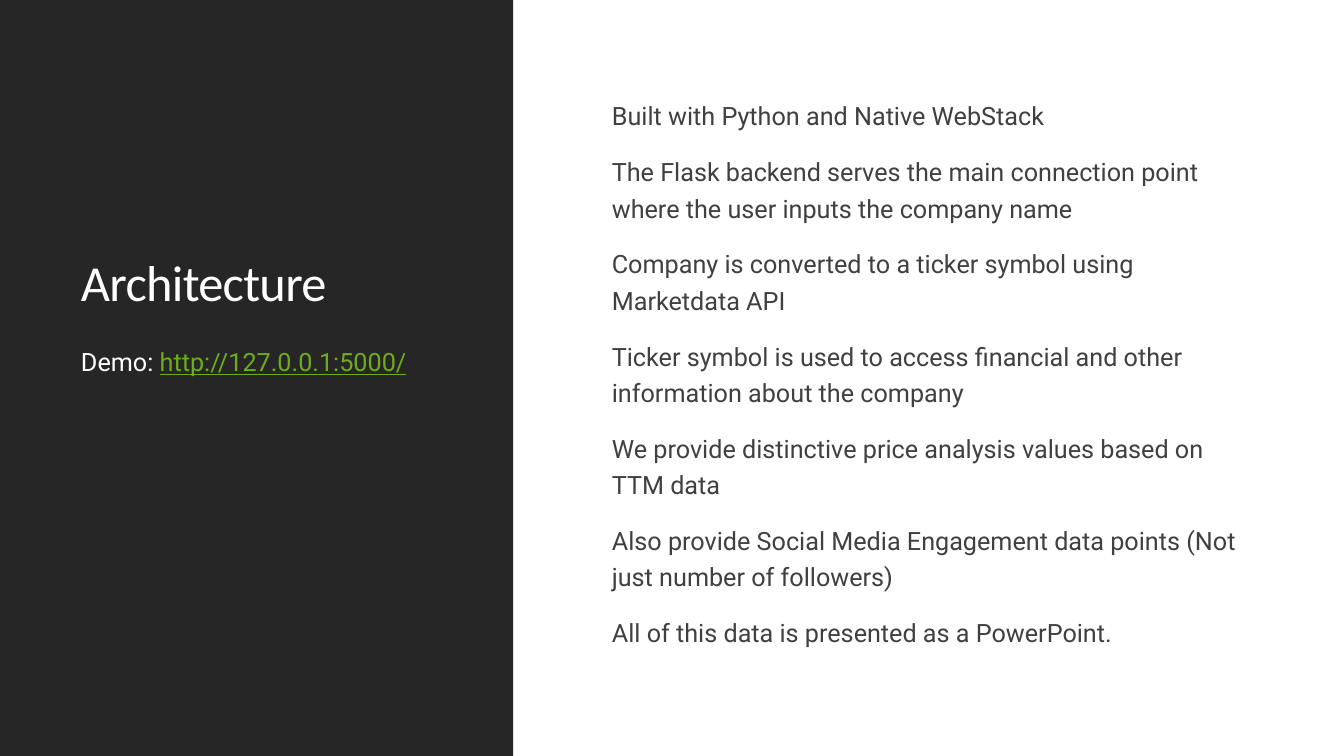
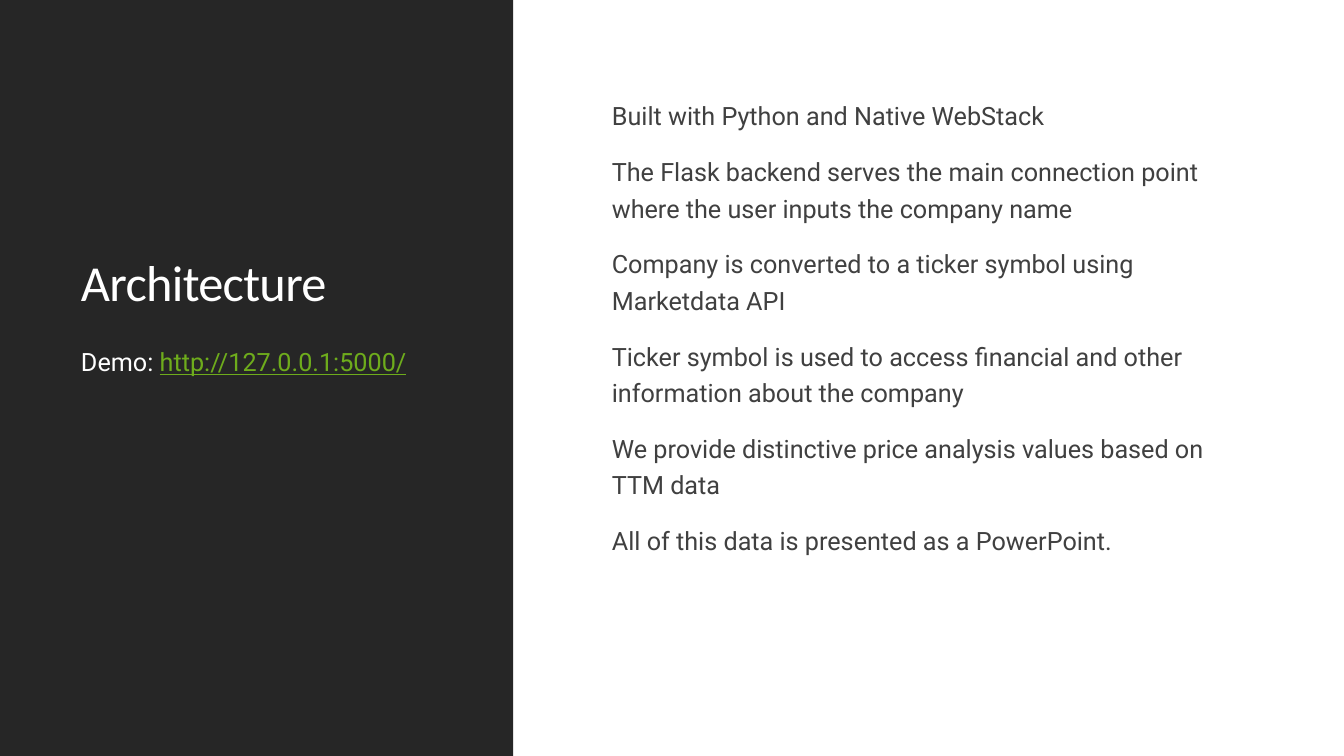
Before and after one commit to ATANKERA/PitchSmurf, a slide deck: slide 2 of PitchSmurf Pitch.pptx. Drawn at 1344x756 pixels with LibreOffice and Linux fonts; fonts in the diff are those of the drawing. Boxes give left, top, right and bottom in pixels: in the first picture for what was removed or moved away, otherwise in the second. Text is boxed around its words. In the diff, an @@ line names an element or a change of style, - is before the commit and + after.

```diff
--- a/PitchSmurf Pitch.pptx
+++ b/PitchSmurf Pitch.pptx
@@ text at (612, 530, 1235, 592): paragraph removed @@
-  Also provide Social Media Engagement data points (Not just number of followers)
```
Also in this commit, not shown: 2 slides added, 1 slide removed.
